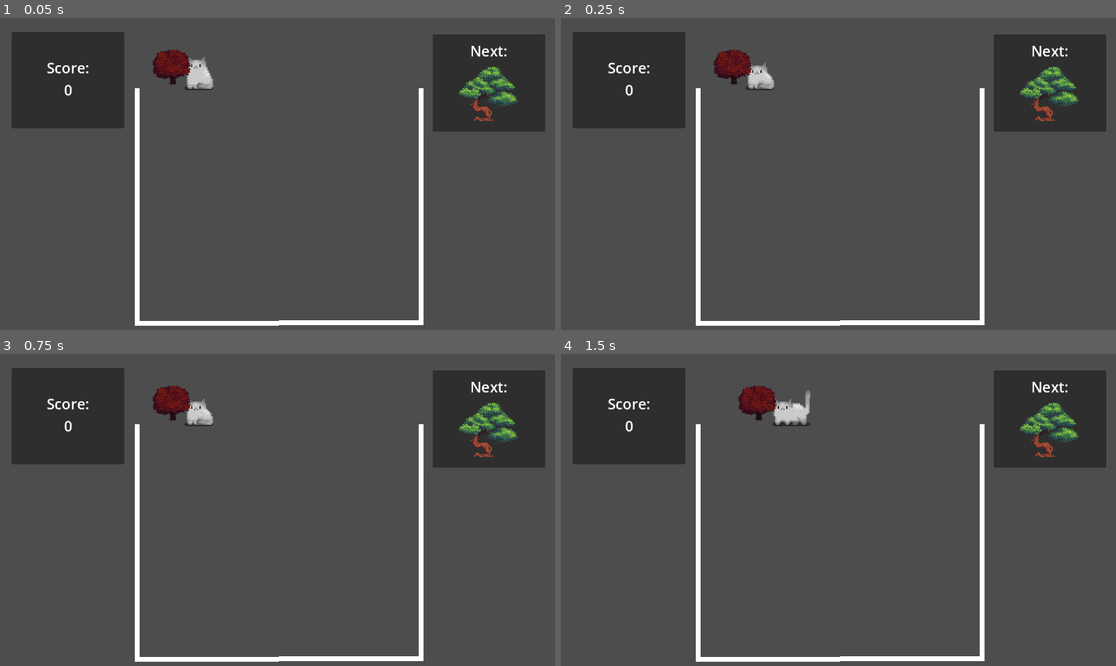
Above: before the commit, frames 1-4 (two rows, left to right).
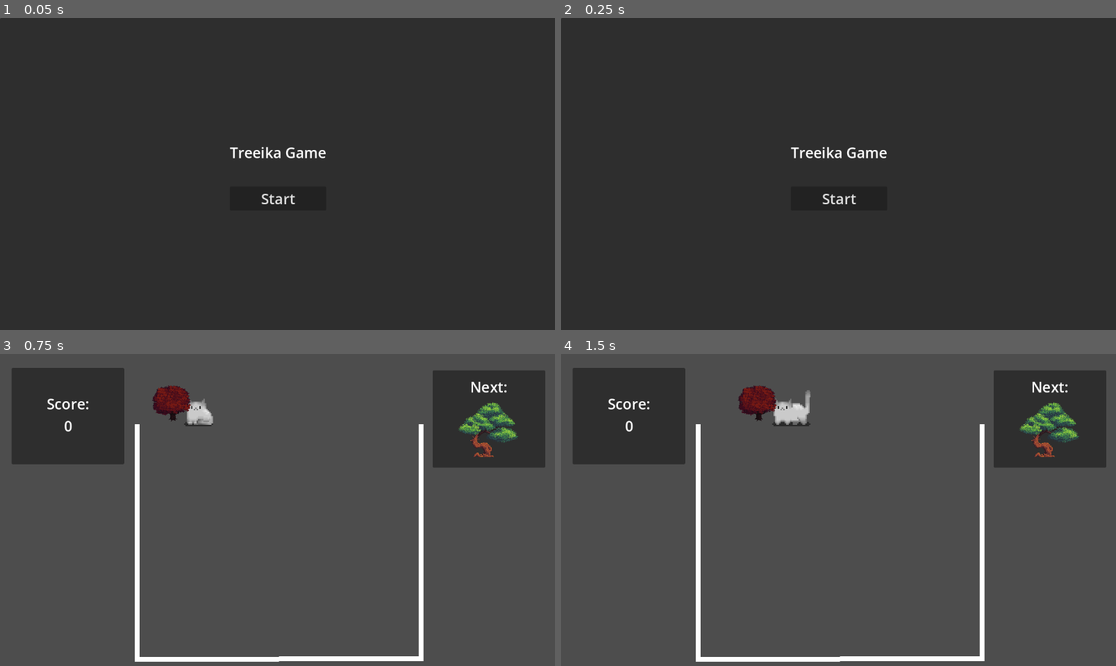
Above: after the commit, the same moments.

Repository: emilykrohn/TreeikaGame
Game: Godot game, scene res://Scenes/Game/main.tscn
Same seed, same stepped clock (60 frames per second), same inputs: the game is played once before the commit and once after it.
Inputs (mouse positions are in pixels of both pictures, inside the frame that each line leads up to):
- Up to frame 1 (0.05 s): no input
- Up to frame 2 (0.25 s): no input
- Up to frame 3 (0.75 s): click (277, 534) at 0.5 s, where only the run after the commit has a clickable "Start"
- Up to frame 4 (1.5 s): tap Enter at 1.25 s; hold Right (ui_right) from 1.28 s (still down)

The runs differ from the first frame. In frame 1, 88% of the frame differs, in the area x 0-100%, y 0-100%; in frame 2, 88%; in frame 3, nothing differs; in frame 4, nothing differs.

Commit message:
Add title screen

Diff:
--- a/Scenes/Game/main.tscn
+++ b/Scenes/Game/main.tscn
@@ -28,7 +28,37 @@
 script = ExtResource("1_u6wn2")
 
 [node name="title_screen" type="Node2D" parent="."]
-visible = false
+
+[node name="Panel" type="Panel" parent="title_screen"]
+offset_right = 1154.0
+offset_bottom = 657.0
+
+[node name="VBoxContainer" type="VBoxContainer" parent="title_screen/Panel"]
+layout_mode = 1
+anchors_preset = 8
+anchor_left = 0.5
+anchor_top = 0.5
+anchor_right = 0.5
+anchor_bottom = 0.5
+offset_left = -53.5
+offset_top = -20.0
+offset_right = 53.5
+offset_bottom = 20.0
+grow_horizontal = 2
+grow_vertical = 2
+theme_override_constants/separation = 50
+
+[node name="Label" type="Label" parent="title_screen/Panel/VBoxContainer"]
+layout_mode = 2
+size_flags_horizontal = 4
+theme_override_font_sizes/font_size = 30
+text = "Treeika Game"
+horizontal_alignment = 1
+
+[node name="Button" type="Button" parent="title_screen/Panel/VBoxContainer"]
+layout_mode = 2
+theme_override_font_sizes/font_size = 30
+text = "Start"
 
 [node name="game_over_screen" type="Node2D" parent="."]
 visible = false
@@ -65,6 +95,7 @@
 
 [node name="game" type="Node2D" parent="." groups=["tree1", "tree10", "tree11", "tree2", "tree3", "tree4", "tree5", "tree6", "tree7", "tree8", "tree9"]]
 unique_name_in_owner = true
+visible = false
 
 [node name="container" parent="game" instance=ExtResource("1_7wxyp")]
 position = Vector2(23, 56)
@@ -190,4 +221,5 @@
 position = Vector2(1033.5, 194.5)
 shape = SubResource("RectangleShape2D_vfnh1")
 
+[connection signal="pressed" from="title_screen/Panel/VBoxContainer/Button" to="." method="_on_button_pressed"]
 [connection signal="pressed" from="game_over_screen/Panel/VBoxContainer/Restart" to="." method="_on_restart_pressed"]
--- a/Scripts/main.gd
+++ b/Scripts/main.gd
@@ -14,3 +14,8 @@
 
 func _on_restart_pressed():
 	get_tree().reload_current_scene()
+
+
+func _on_button_pressed():
+	$title_screen.visible = false
+	$game.visible = true
